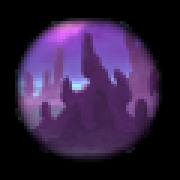
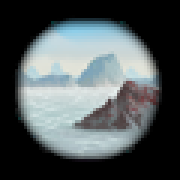
Layered file, before and after one edit (180 x 180). Changes by layer:
added layer "Layer 21" above "Layer 20" over left=15, top=18, right=162, bottom=159
